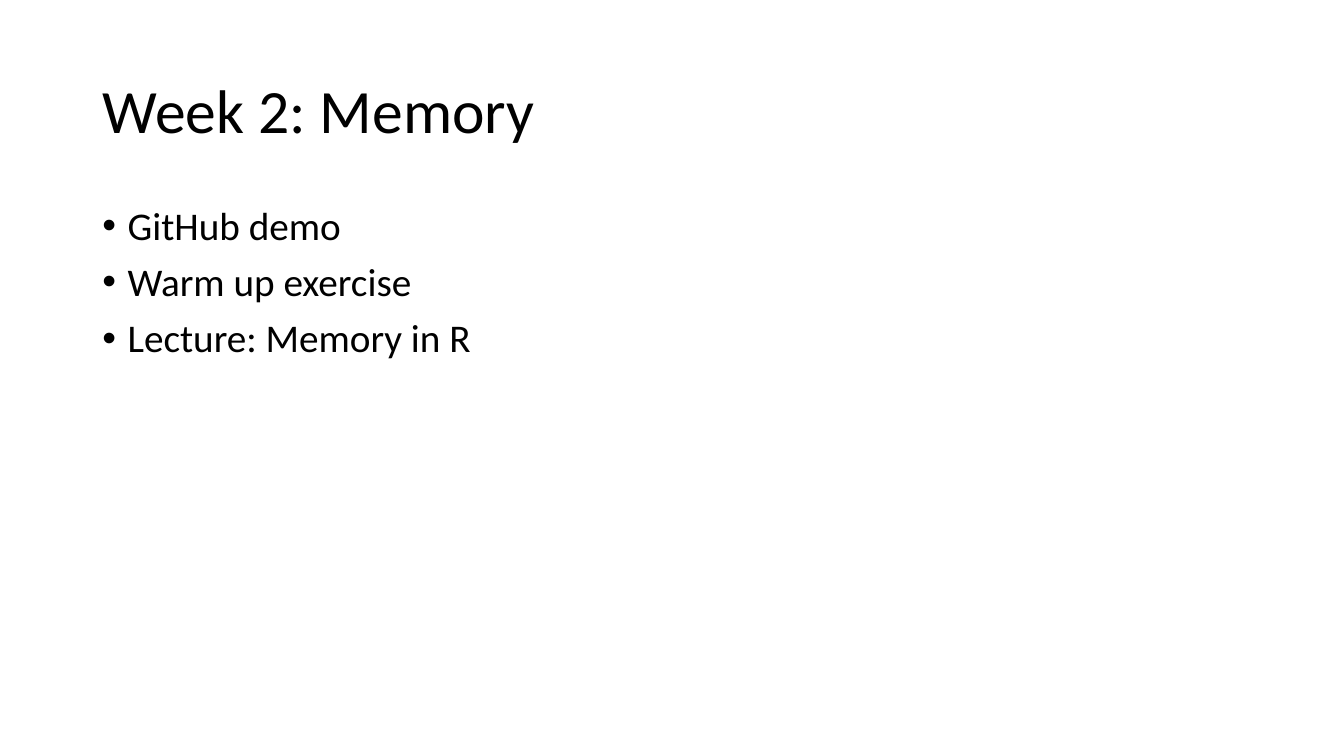
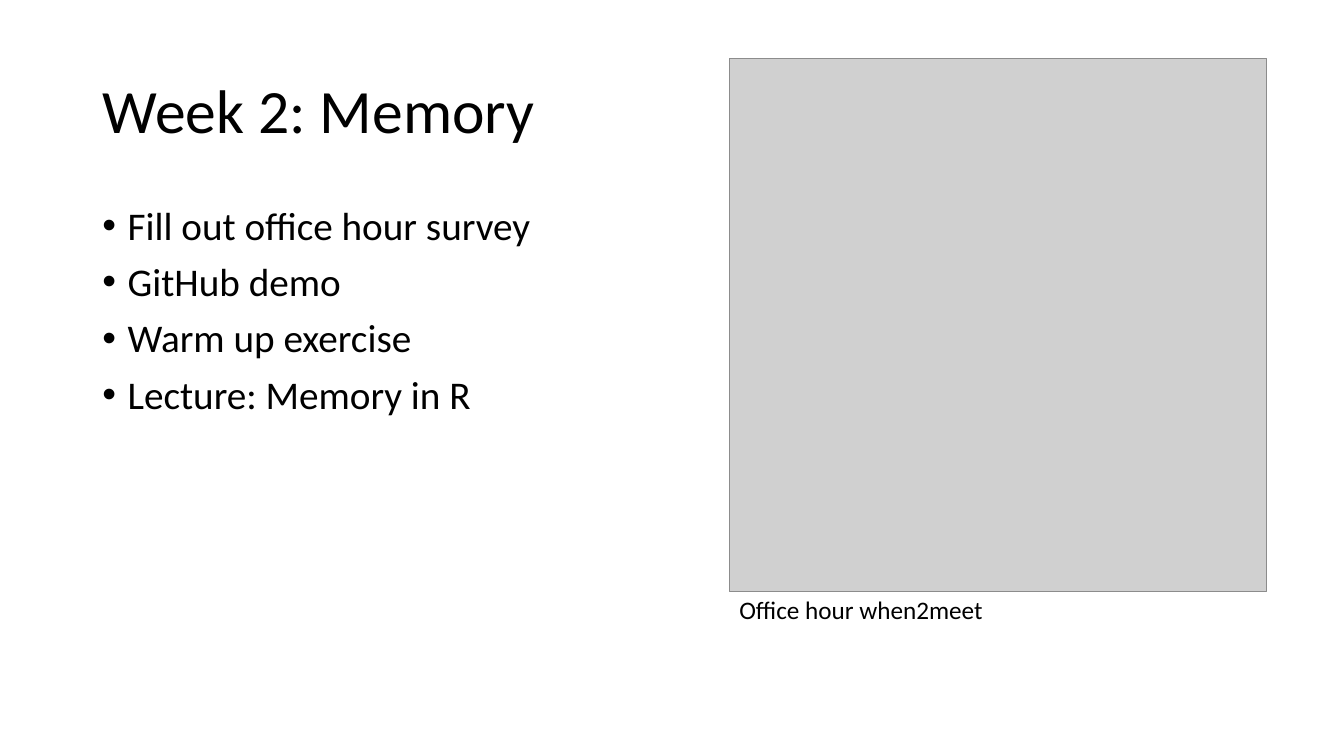
Before and after one commit to tyler-26-smith/Advanced_R, a slide deck: slide 1 of slides/02_Memory.pptx. Drawn at 1344x756 pixels with LibreOffice and Linux fonts; fonts in the diff are those of the drawing; grey boxes stand for pictures. Boxes give left, top, right and bottom in pixels: in the first picture for what was removed or moved away, otherwise in the second. Text is boxed around its words. In the diff, an @@ line names an element or a change of style, - is before the commit and + after.

Commit message:
one more edit

```diff
--- a/slides/02_Memory.pptx
+++ b/slides/02_Memory.pptx
@@ picture added at (730, 58, 1267, 592) @@
@@ text at (128, 212, 530, 247): paragraph added @@
+• Fill out office hour survey
@@ text added at (739, 601, 982, 619), 18 pt, text #000000 @@
+Office hour when2meet
```
Also in this commit, not shown: 1 other slide changed.
